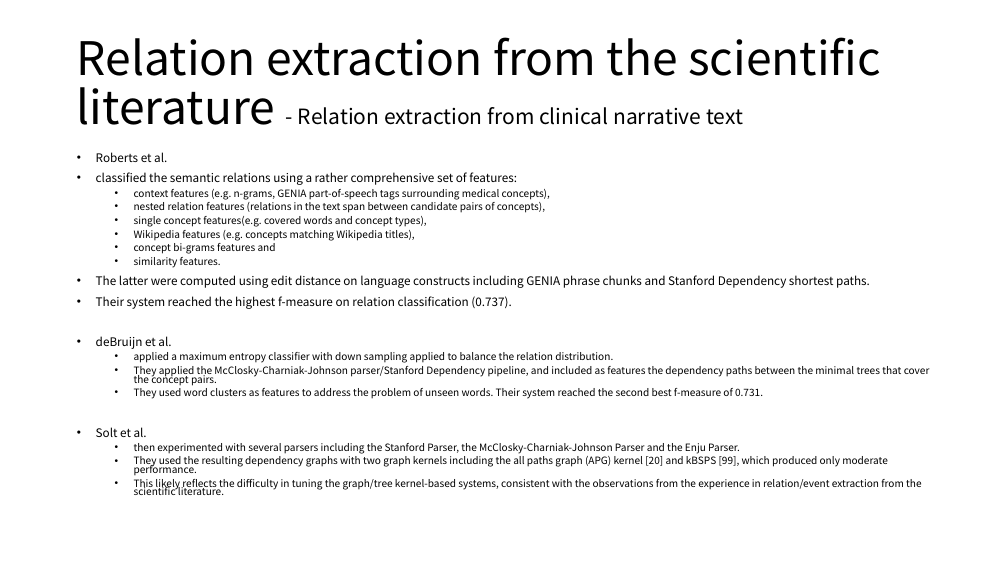
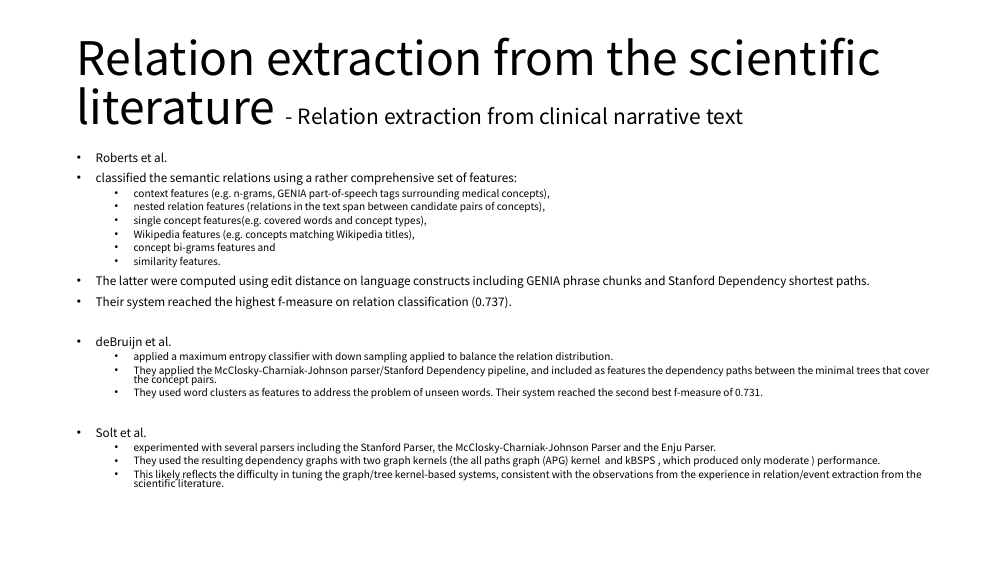
Before and after one commit to moklise/TIL, a slide deck: slide 8 of Review/Brief Bioinform_2016_Luo_Bridging semantics and syntax with graph algorithm/Bridging semantics and syntax with graph3.pptx (slide 9 before the commit). Drawn at 1008x567 pixels with LibreOffice and Linux fonts; fonts in the diff are those of the drawing. Boxes give left, top, right and bottom in pixels: in the first picture for what was removed or moved away, otherwise in the second. Text is boxed around its words. In the diff, an @@ line names an element or a change of style, - is before the commit and + after.

Commit message:
Bridging semantics and syntax with graph algorithm7

```diff
--- a/Review/Brief Bioinform_2016_Luo_Bridging semantics and syntax with graph algorithm/Bridging semantics and syntax with graph3.pptx
+++ b/Review/Brief Bioinform_2016_Luo_Bridging semantics and syntax with graph algorithm/Bridging semantics and syntax with graph3.pptx
@@ text at [134,443,880,467]: text changed @@
-  • then experimented with several parsers including the Stanford Parser, the McClosky-Charniak-Johnson Parser and the Enju Parser.
-  • They used the resulting dependency graphs with two graph kernels including the all paths graph (APG) kernel [20] and kBSPS [99], which produced only moderate performance.
+  • experimented with several parsers including the Stanford Parser, the McClosky-Charniak-Johnson Parser and the Enju Parser.
+  • They used the resulting dependency graphs with two graph kernels (the all paths graph (APG) kernel and kBSPS , which produced only moderate ) performance.
```
Also in this commit, not shown: 4 other slides changed, 1 slide removed, 5 other files.
